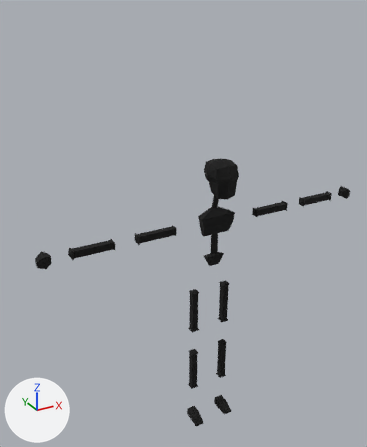
An edit to the COLLADA model WizardGame/res/models/skeleton/walk.dae, drawn before and after from the same camera.
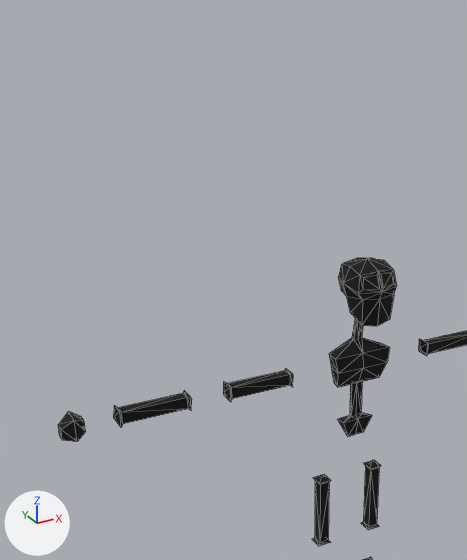
Each version is shown whole from a 50 mm lens placed at (-16.2, -24.8, 23.4), pointed at (-1.6, 1.7, 10.2), then close up on the part from 0% to 77% of the width and 1% to 76% of the height. The axes (+X, +Y, +Z) are drawn at lower left. The lights are the same throughout. The close-ups show mesh edges as thin lines.

The older version as bpy lines, for what is in view:
```python
me_cube_001 = bpy.data.meshes.new('Cube.001')
me_cube_001.from_pydata(...)  # 286 vertices, 516 faces; spans x -11.5..11.5, y -1.0..1.3, z -19.7..0.7
me_cube_001.materials.append(mat_material_001)  # black #000000
ob_cube = bpy.data.objects.new('Cube', me_cube_001)
ob_cube.location = (0.0, 0.0, 14.0)
```
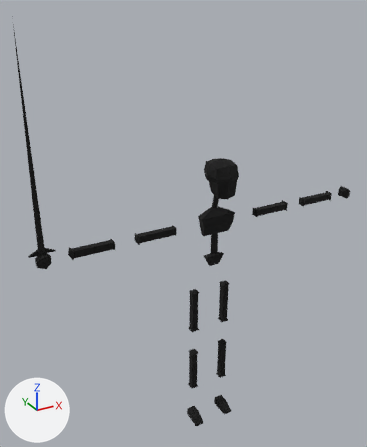
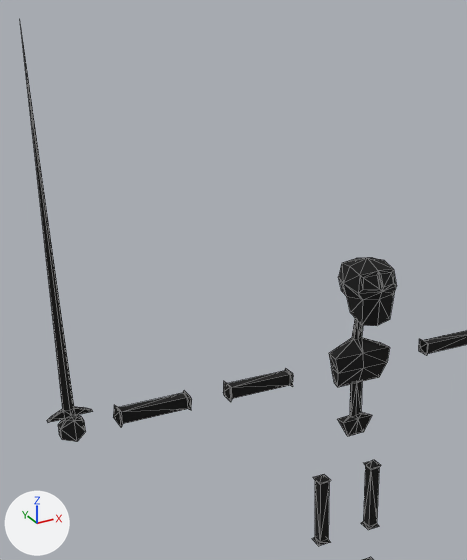
What differs and where, as boxes [x1, y1, x2, y2] in the close-ups (467 x 560 px):
'Cube', reshaped, moved: before [58, 258, 467, 560]; after [20, 23, 467, 560]
part 1 of me_cube_001, built on: before [58, 411, 84, 429]; after [20, 23, 93, 429]

The change, as a diff of the scene's bpy script:
```diff
--- a/WizardGame/res/models/skeleton/walk.dae.py
+++ b/WizardGame/res/models/skeleton/walk.dae.py
@@ me_cube_001 @@
 # used by ob_cube; location = (0.0, 0.0, 14.0)
-me_cube_001.from_pydata(...)  # 286 vertices, 516 faces; spans x -11.5..11.5, y -1.0..1.3, z -19.7..0.7
+me_cube_001.from_pydata(...)  # 313 vertices, 570 faces; spans x -11.8..11.5, y -1.0..1.3, z -19.7..8.8
+# me_cube_001 part 1
+# 4 faces are deleted
+# 27 vertices are added at x -11.8..-10.4, y 0.2..0.5, z -3.2..8.8
+# 58 new faces join them
 me_cube_001.materials.append(mat_material_001)
@@ ob_cube @@
 ob_cube = bpy.data.objects.new('Cube', me_cube_001)
-ob_cube.location = (0.0, 0.0, 14.0)
+ob_cube.location = (0.0, 0.0, 14.01)
```
